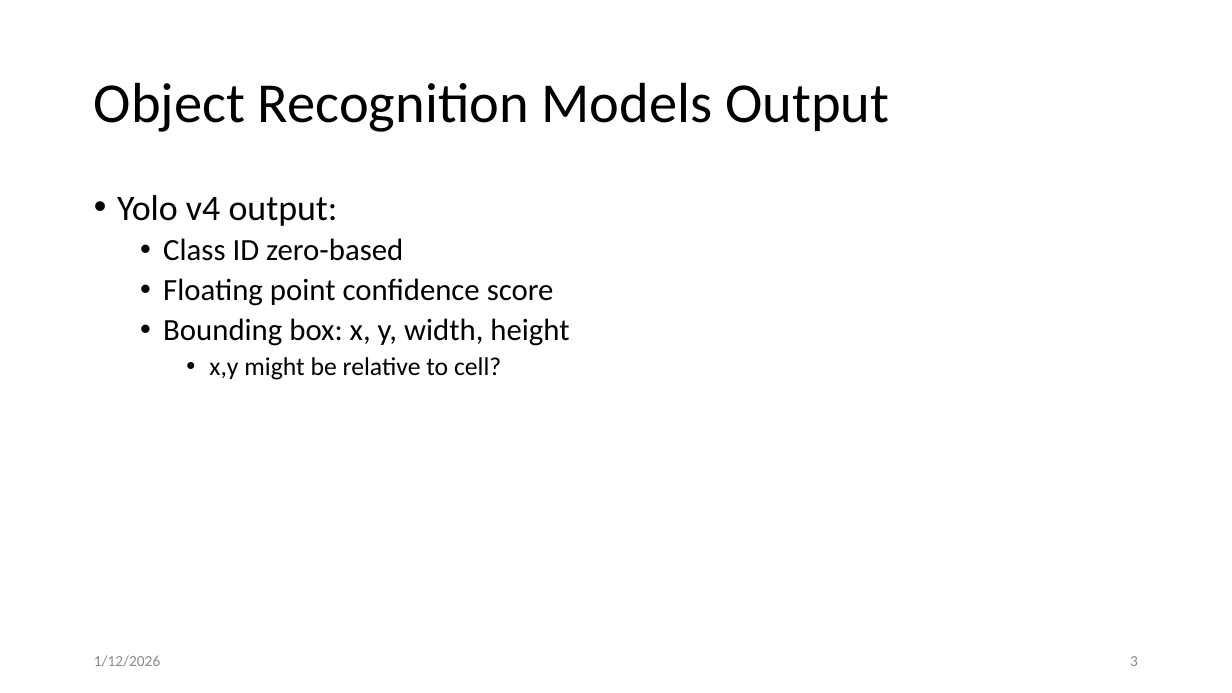
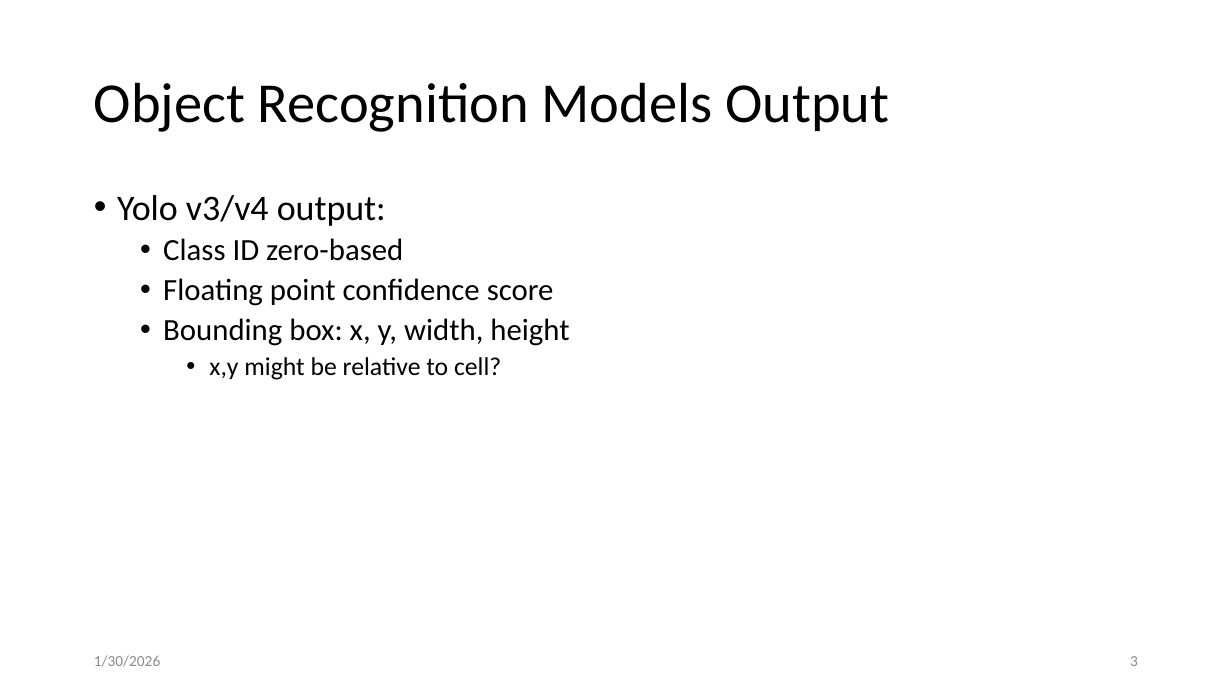
Before and after one commit to gigaprog/p_presentations, a slide deck: slide 3 of AI/ObjectDetection.pptx. Drawn at 1232x693 pixels with LibreOffice and Linux fonts; fonts in the diff are those of the drawing. Boxes give left, top, right and bottom in pixels: in the first picture for what was removed or moved away, otherwise in the second. Text is boxed around its words. In the diff, an @@ line names an element or a change of style, - is before the commit and + after.

```diff
--- a/AI/ObjectDetection.pptx
+++ b/AI/ObjectDetection.pptx
@@ text at box(117, 195, 386, 226): text changed @@
-• Yolo v4 output:
+• Yolo v3/v4 output:
@@ text at box(94, 655, 160, 667): text changed @@
-1/12/2026
+1/30/2026
```
Also in this commit, not shown: 1 other slide changed, 1 slide added, 1 other file.
